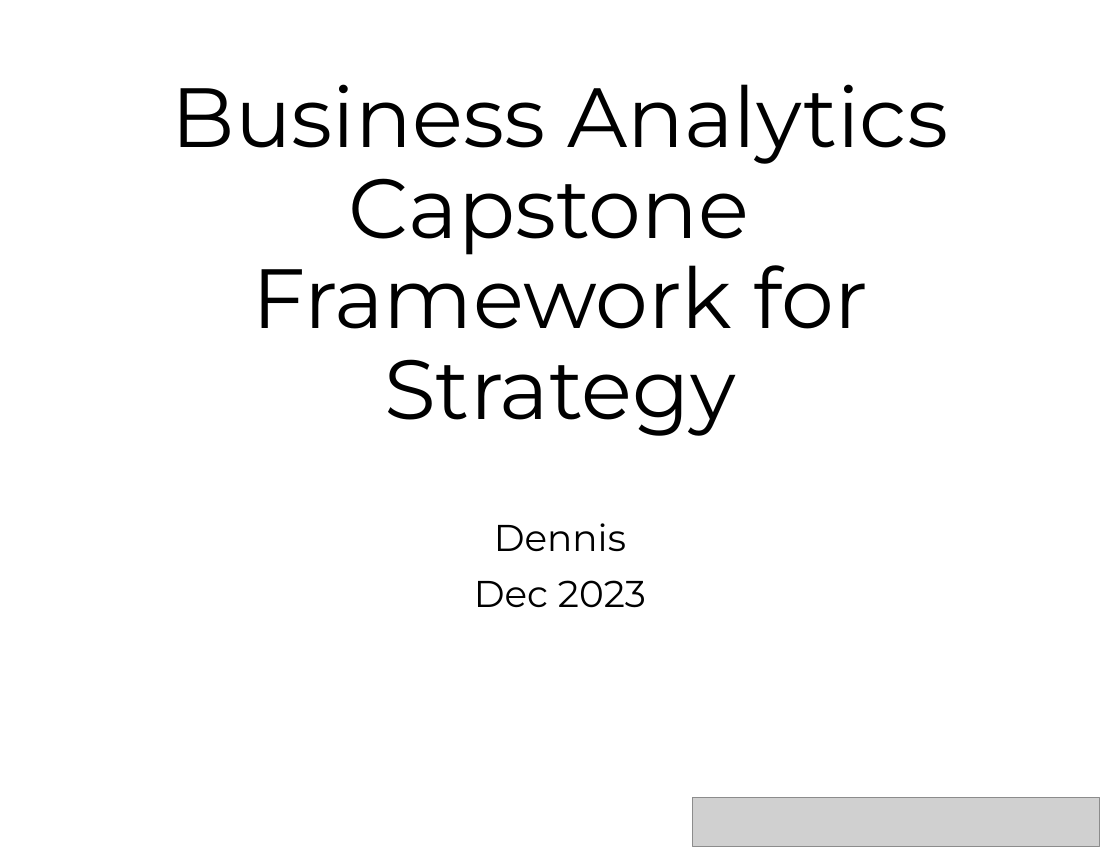
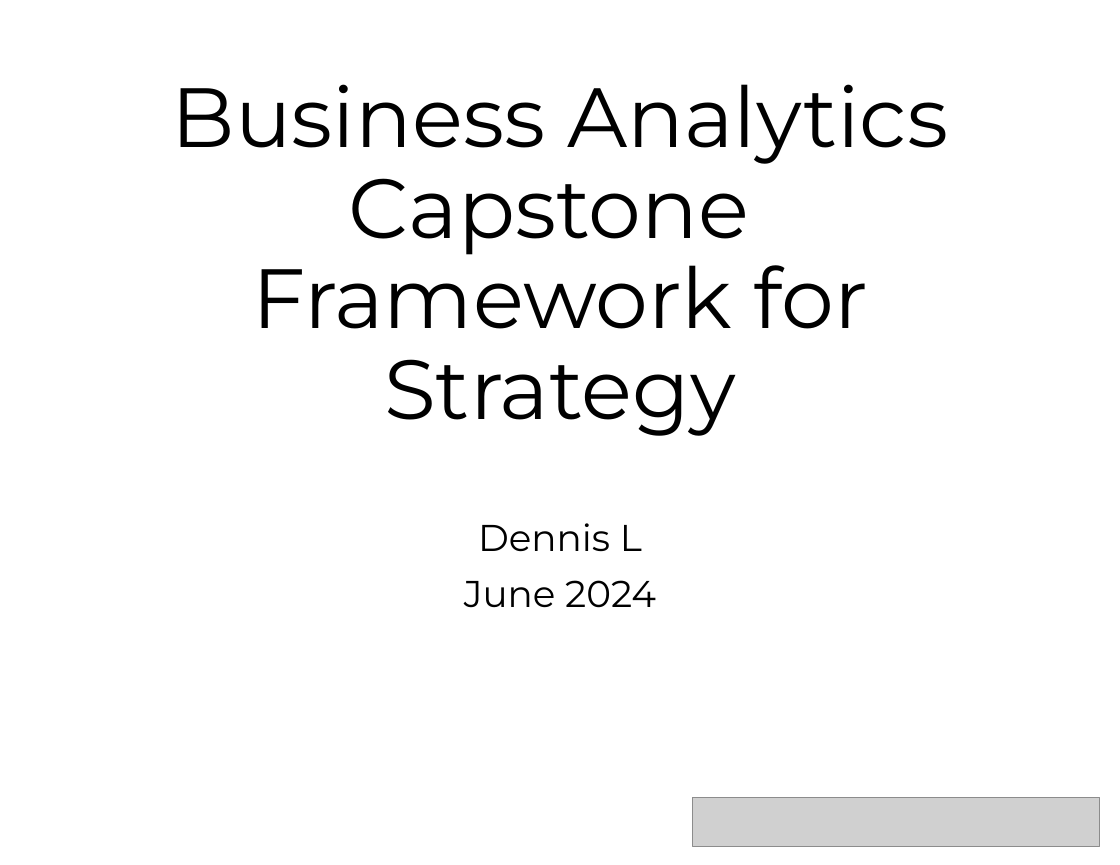
Before and after one commit to dennislamcv1/UPennBA, a slide deck: slide 1 of Business Analytics Capstone/Complete Strategic Analysis .pptx. Drawn at 1120x865 pixels with LibreOffice and Linux fonts; fonts in the diff are those of the drawing; grey boxes stand for pictures. Boxes give left, top, right and bottom in pixels: in the first picture for what was removed or moved away, otherwise in the second. Text is boxed around its words. In the diff, an @@ line names an element or a change of style, - is before the commit and + after.

```diff
--- a/Business Analytics Capstone/Complete Strategic Analysis .pptx
+++ b/Business Analytics Capstone/Complete Strategic Analysis .pptx
@@ subtitle at <box>464,523,656,608</box>: text changed @@
-Dennis
-Dec 2023
+Dennis L
+June 2024
```
Also in this commit, not shown: 3 other slides changed, 1 slide added, 1 other file.
